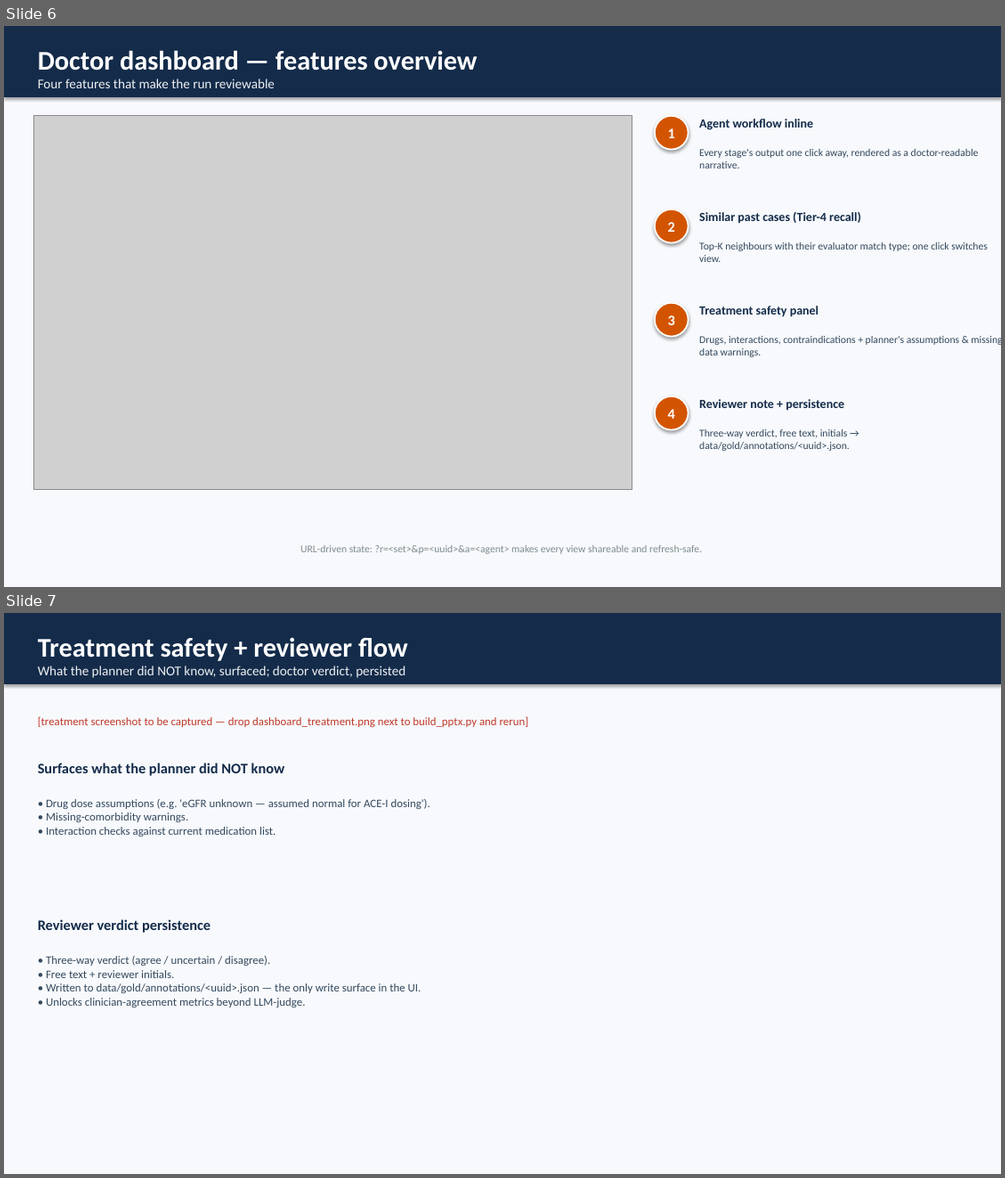
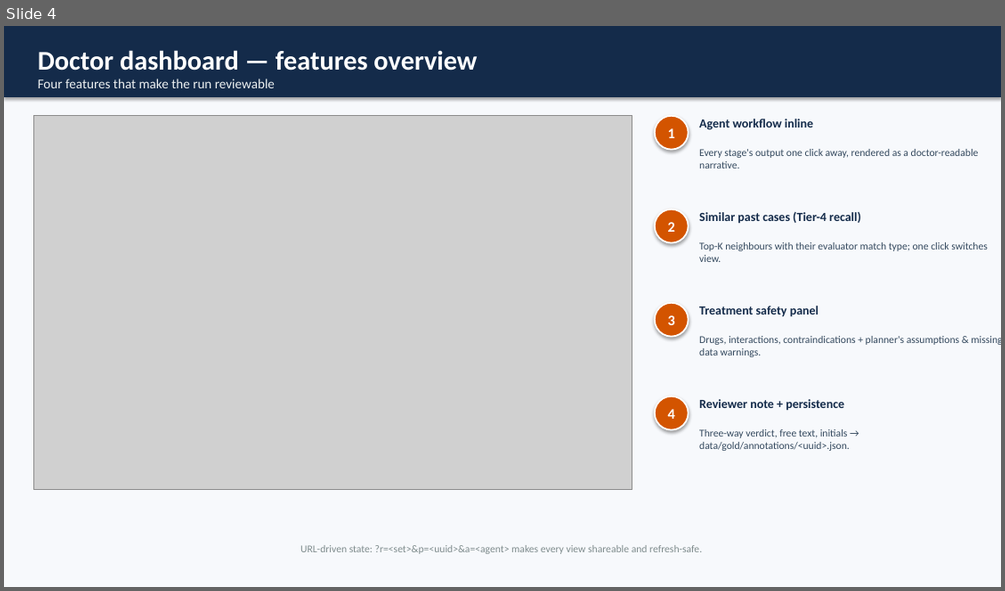
Before and after one commit to abdamin004/CMADS, a slide deck: docs/results_presentation/CMADS_Results_Presentation.pptx. Shown one above the other, each under a label of ours: slides 6 and 7 before the commit, slide 4 after it. The pictures are 1005x1178 and 1005x591 pixels, drawn with LibreOffice and Linux fonts; fonts in the diff are those of the drawing; grey boxes stand for pictures. Boxes give left, top, right and bottom in pixels: in the first picture for what was removed or moved away, otherwise in the second. Text is boxed around its words. In the diff, an @@ line names an element or a change of style, - is before the commit and + after.

```diff
--- a/docs/results_presentation/CMADS_Results_Presentation.pptx
+++ b/docs/results_presentation/CMADS_Results_Presentation.pptx
@@ slide 7 removed at <box>4,613,1001,1174</box>, background #FFFFFF @@
@@ rectangle removed at <box>4,613,1001,1174</box> @@
@@ rectangle removed at <box>4,613,1001,684</box> @@
@@ text removed at <box>38,637,408,678</box> @@
-Treatment safety + reviewer flow
-What the planner did NOT know, surfaced; doctor verdict, persisted
@@ text removed at <box>38,716,529,727</box> @@
-[treatment screenshot to be captured — drop dashboard_treatment.png next to build_pptx.py and rerun]
@@ text removed at <box>38,763,285,776</box> @@
-Surfaces what the planner did NOT know
@@ text removed at <box>46,799,430,836</box> @@
-• Drug dose assumptions (e.g. 'eGFR unknown — assumed normal for ACE-I dosing').
-• Missing-comorbidity warnings.
-• Interaction checks against current medication list.
@@ text removed at <box>38,919,210,933</box> @@
-Reviewer verdict persistence
@@ text removed at <box>46,956,421,1007</box> @@
-• Three-way verdict (agree / uncertain / disagree).
-• Free text + reviewer initials.
-• Written to data/gold/annotations/<uuid>.json — the only write surface in the UI.
-• Unlocks clinician-agreement metrics beyond LLM-judge.
@@ what was slide 6 is now slide 4 @@
```
Also in this commit, not shown: 1 slide changed, 2 slides added, 4 other slides removed, 7 other files.
